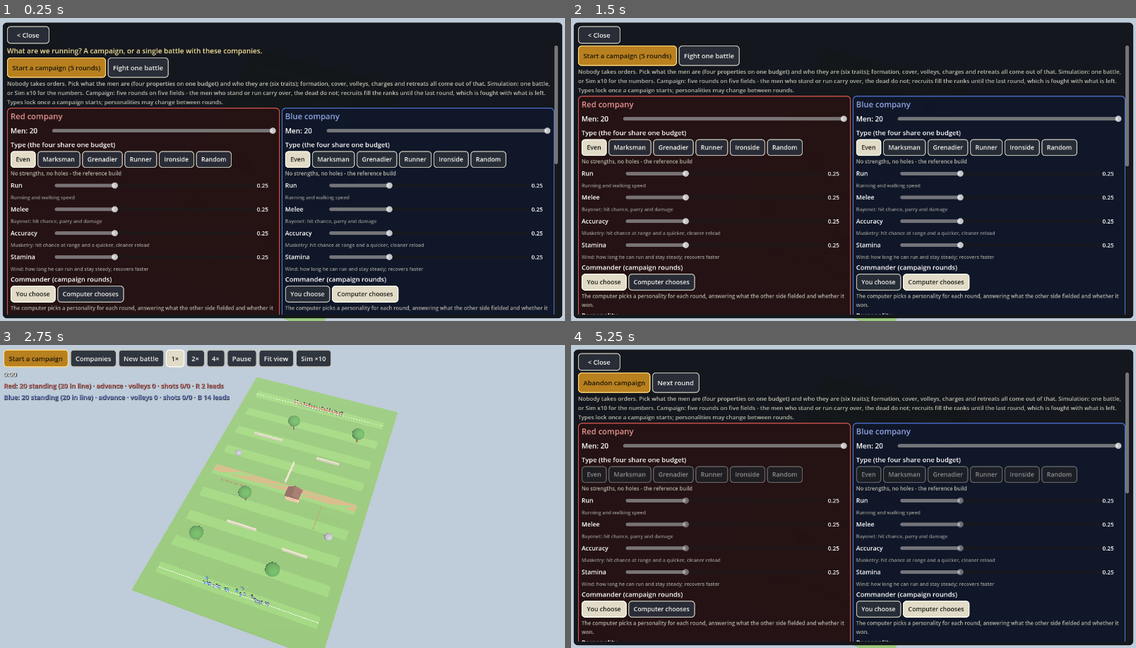
Above: before the commit, frames 1-4 (two rows, left to right).
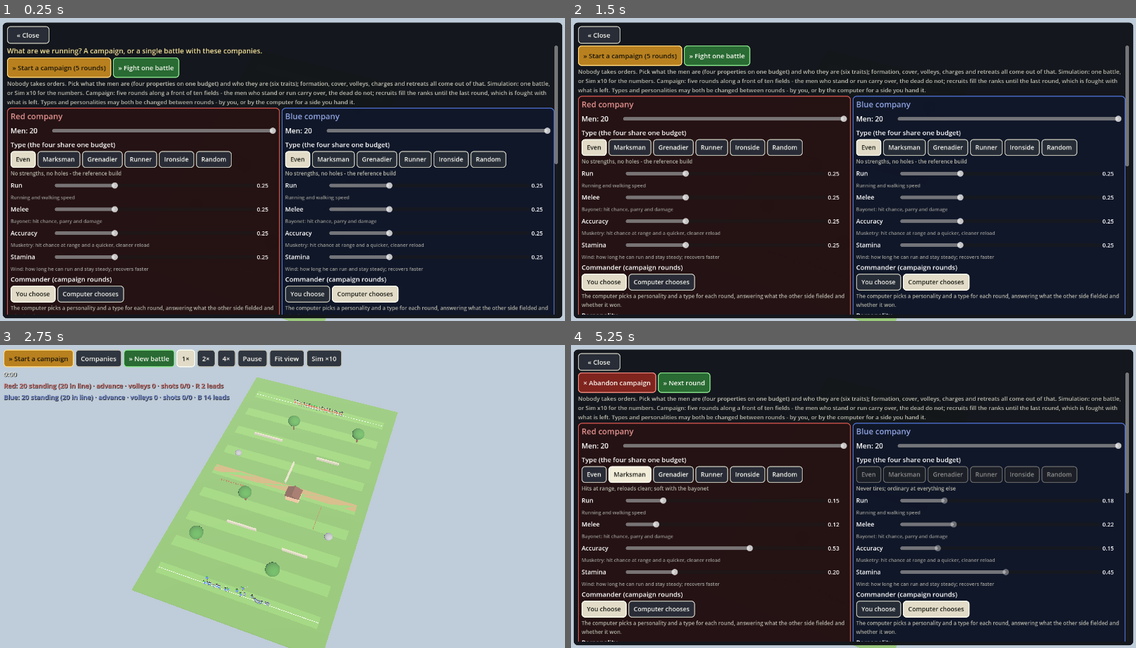
Above: after the commit, the same moments.

Repository: nathandunn/volley-bots
Game: Godot game, scene res://scenes/Main.tscn
Same seed, same stepped clock (60 frames per second), same inputs: the game is played once before the commit and once after it.
Inputs (mouse positions are in pixels of both pictures, inside the frame that each line leads up to):
- Up to frame 1 (0.25 s): no input
- Up to frame 2 (1.5 s): click (706, 66) at 0.5 s, where only the run before the commit has a clickable "Fight one battle"; click "Companies" at 1.25 s
- Up to frame 3 (2.75 s): click (135, 381) at 2 s, where only the run before the commit has a clickable "Fight one battle"
- Up to frame 4 (5.25 s): click (604, 357) at 2.75 s, where only the run before the commit has a clickable "Start a campaign"; click "Companies" at 3.5 s; click (593, 475) at 4.25 s, where only the run after the commit has a clickable "Even"; click (627, 475) at 5 s, where only the run after the commit has a clickable "Marksman"

The runs differ from the first frame. In frame 1, 2.6% of the frame differs, in the area x 1-97%, y 4-98%; in frame 2, 2.7%; in frame 3, 1.6%; in frame 4, 5.3%, in the area x 1-97%, y 4-96%.

Commit message:
Buttons say what they do; types open between rounds
Green with a » goes on (next round, fight, again), red with a × ends a
campaign, gold opens one, « goes back. Type sliders and chips are no
longer locked for a campaign - only a computer-commanded side controls
are - and the computer now picks a type to suit its personality each
round (shown on the round panel as personality / type).

Co-Authored-By: Claude Fable 5.1 <noreply@anthropic.com>
Claude-Session: https://claude.ai/code/session_017bMCXGen3v58z94ohsQBpS

Diff:
--- a/scripts/hud.gd
+++ b/scripts/hud.gd
@@ -76,7 +76,7 @@
 	var row := HFlowContainer.new()
 	row.mouse_filter = Control.MOUSE_FILTER_IGNORE
 	top.add_child(row)
-	_top_campaign_btn = _button("Start a campaign")
+	_top_campaign_btn = _button("» Start a campaign")
 	_accent(_top_campaign_btn)
 	_top_campaign_btn.pressed.connect(func():
 		_close_overlays()
@@ -88,7 +88,8 @@
 	var teams_btn := _button("Companies")
 	teams_btn.pressed.connect(func(): _close_overlays(); teams_overlay.visible = true)
 	row.add_child(teams_btn)
-	var fight := _button("New battle")
+	var fight := _button("» New battle")
+	_style(fight, "go")
 	fight.pressed.connect(func():
 		_close_overlays()
 		if campaign_on:
@@ -182,9 +183,37 @@
 
 
 func _accent(b: Button) -> void:
+	_style(b, "gold")
+
+
+
+## Colour says what a button does: green goes on (next round, fight, again), red ends
+## something (abandon, cancel), gold opens a campaign; the rest stay neutral. The glyph in
+## front says the same thing in another way.
+func _style(b: Button, kind: String) -> void:
+	var bg: Color
+	var border: Color
+	var fg := Color(0.98, 0.98, 0.95)
+	match kind:
+		"go":
+			bg = Color(0.16, 0.42, 0.2)
+			border = Color(0.55, 0.9, 0.55)
+		"stop":
+			bg = Color(0.5, 0.14, 0.12)
+			border = Color(0.95, 0.55, 0.5)
+		"gold":
+			bg = Color(0.72, 0.5, 0.12)
+			border = Color(1.0, 0.85, 0.5)
+			fg = Color(0.1, 0.08, 0.04)
+		_:
+			for st in ["normal", "hover", "pressed"]:
+				b.remove_theme_stylebox_override(st)
+			for c in ["font_color", "font_hover_color", "font_pressed_color"]:
+				b.remove_theme_color_override(c)
+			return
 	var sb := StyleBoxFlat.new()
-	sb.bg_color = Color(0.72, 0.5, 0.12)
-	sb.border_color = Color(1.0, 0.85, 0.5)
+	sb.bg_color = bg
+	sb.border_color = border
 	sb.set_border_width_all(2)
 	sb.set_corner_radius_all(7)
 	sb.content_margin_left = 12
@@ -192,13 +221,13 @@
 	sb.content_margin_top = 6
 	sb.content_margin_bottom = 6
 	b.add_theme_stylebox_override("normal", sb)
-	var sb2 := sb.duplicate()
-	sb2.bg_color = Color(0.85, 0.6, 0.18)
+	var sb2: StyleBoxFlat = sb.duplicate()
+	sb2.bg_color = bg.lightened(0.18)
 	b.add_theme_stylebox_override("hover", sb2)
 	b.add_theme_stylebox_override("pressed", sb2)
-	b.add_theme_color_override("font_color", Color(0.1, 0.08, 0.04))
-	b.add_theme_color_override("font_hover_color", Color(0.1, 0.08, 0.04))
-	b.add_theme_color_override("font_pressed_color", Color(0.1, 0.08, 0.04))
+	b.add_theme_color_override("font_color", fg)
+	b.add_theme_color_override("font_hover_color", fg)
+	b.add_theme_color_override("font_pressed_color", fg)
 
 
 func _button(text: String) -> Button:
@@ -234,7 +263,7 @@
 	ov.add_child(vb)
 	var head := HBoxContainer.new()
 	vb.add_child(head)
-	var close := _button("< Close")
+	var close := _button("« Close")
 	close.custom_minimum_size = Vector2(96, 40)
 	close.size_flags_horizontal = Control.SIZE_SHRINK_BEGIN
 	close.pressed.connect(func(): ov.visible = false)
@@ -269,7 +298,7 @@
 	box.add_child(_setup_note)
 	var head := HFlowContainer.new()
 	box.add_child(head)
-	_head_campaign_btn = _button("Start a campaign (5 rounds)")
+	_head_campaign_btn = _button("» Start a campaign (5 rounds)")
 	_head_campaign_btn.custom_minimum_size = Vector2(0, 46)
 	_accent(_head_campaign_btn)
 	_head_campaign_btn.pressed.connect(func():
@@ -279,8 +308,9 @@
 		else:
 			campaign_requested.emit())
 	head.add_child(_head_campaign_btn)
-	var fight0 := _button("Fight one battle")
+	var fight0 := _button("» Fight one battle")
 	fight0.custom_minimum_size = Vector2(0, 46)
+	_style(fight0, "go")
 	fight0.pressed.connect(func():
 		_close_overlays()
 		if campaign_on:
@@ -290,7 +320,7 @@
 	head.add_child(fight0)
 	_fight_btn0 = fight0
 	var note := Label.new()
-	note.text = "Nobody takes orders. Pick what the men are (fo …(164 unchanged characters)…  for the numbers. Campaign: five rounds on five fields - the men who stand or run carry over, the dead do not; recruits fill the ranks until the last round, which is fought with what is left. Types lock once a campaign starts; personalities may change between rounds."
+	note.text = "Nobody takes orders. Pick what the men are (fo …(164 unchanged characters)…  for the numbers. Campaign: five rounds along a front of ten fields - the men who stand or run carry over, the dead do not; recruits fill the ranks until the last round, which is fought with what is left. Types and personalities may both be changed between rounds - by you, or by the computer for a side you hand it."
 	note.autowrap_mode = TextServer.AUTOWRAP_WORD_SMART
 	note.add_theme_font_size_override("font_size", 13)
 	note.add_theme_color_override("font_color", Color(0.75, 0.75, 0.7))
@@ -317,8 +347,9 @@
 		box.add_child(fl)
 	var foot := HFlowContainer.new()
 	box.add_child(foot)
-	var fight := _button("Fight with these companies")
+	var fight := _button("» Fight with these companies")
 	fight.custom_minimum_size = Vector2(0, 46)
+	_style(fight, "go")
 	fight.pressed.connect(func():
 		_close_overlays()
 		if campaign_on:
@@ -327,8 +358,9 @@
 			new_match_requested.emit())
 	foot.add_child(fight)
 	_fight_btn = fight
-	var camp := _button("Start a campaign (5 rounds)")
+	var camp := _button("» Start a campaign (5 rounds)")
 	camp.custom_minimum_size = Vector2(0, 46)
+	_accent(camp)
 	camp.pressed.connect(func():
 		_close_overlays()
 		if campaign_on:
@@ -337,7 +369,7 @@
 			campaign_requested.emit())
 	foot.add_child(camp)
 	_campaign_btn = camp
-	var close2 := _button("Close")
+	var close2 := _button("« Close")
 	close2.custom_minimum_size = Vector2(96, 46)
 	close2.pressed.connect(func(): teams_overlay.visible = false)
 	foot.add_child(close2)
@@ -421,7 +453,7 @@
 		crow.add_child(b)
 		_commander_chips[t][who] = b
 	var chelp := Label.new()
-	chelp.text = "The computer picks a personality for each round, answering what the other side fielded and whether it won."
+	chelp.text = "The computer picks a personality and a type for each round, answering what the other side fielded and whether it won."
 	chelp.add_theme_font_size_override("font_size", 12)
 	chelp.add_theme_color_override("font_color", Color(0.7, 0.7, 0.65))
 	chelp.autowrap_mode = TextServer.AUTOWRAP_WORD_SMART
@@ -657,7 +689,8 @@
 		shown += 1
 	var row := HFlowContainer.new()
 	results_box.add_child(row)
-	var again := _button("Next battle")
+	var again := _button("» Next battle")
+	_style(again, "go")
 	again.pressed.connect(func(): _close_overlays(); new_match_requested.emit())
 	row.add_child(again)
 	var teams := _button("Companies")
@@ -728,10 +761,12 @@
 
 	var row := HFlowContainer.new()
 	results_box.add_child(row)
-	var again := _button("New battle")
+	var again := _button("» New battle")
+	_style(again, "go")
 	again.pressed.connect(func(): _close_overlays(); new_match_requested.emit())
 	row.add_child(again)
-	var batch := _button("Sim ×%d again" % BATCH_N)
+	var batch := _button("» Sim ×%d again" % BATCH_N)
+	_style(batch, "go")
 	batch.pressed.connect(func(): _close_overlays(); batch_requested.emit(BATCH_N))
 	row.add_child(batch)
 	var teams := _button("Companies")
@@ -774,15 +809,16 @@
 	_apply_locks()
 
 
-## Types lock for a campaign; a computer-commanded side's personality is the computer's to set.
+## A computer-commanded side's type and personality are the computer's to set; everything
+## else stays open between rounds.
 func _apply_locks() -> void:
 	for t in 2:
+		var ai: bool = campaign_on and String(commanders[t]) == "computer"
 		for c in _type_controls[t]:
 			if c is Button:
-				c.disabled = campaign_on
+				c.disabled = ai
 			if c is HSlider:
-				c.editable = not campaign_on
-		var ai: bool = campaign_on and String(commanders[t]) == "computer"
+				c.editable = not ai
 		for c in _persona_controls[t]:
 			if c is Button:
 				c.disabled = ai
@@ -793,26 +829,30 @@
 func campaign_started() -> void:
 	campaign_on = true
 	_apply_locks()
-	_top_campaign_btn.text = "Abandon campaign"
-	_head_campaign_btn.text = "Abandon campaign"
-	_fight_btn0.text = "Next round"
-	_top_fight_btn.text = "Next round"
+	_top_campaign_btn.text = "× Abandon campaign"
+	_head_campaign_btn.text = "× Abandon campaign"
+	_fight_btn0.text = "» Next round"
+	_top_fight_btn.text = "» Next round"
 	_batch_btn.visible = false
-	_fight_btn.text = "Next round with these personalities"
-	_campaign_btn.text = "Abandon campaign"
+	_fight_btn.text = "» Next round with these companies"
+	_campaign_btn.text = "× Abandon campaign"
+	for b in [_top_campaign_btn, _head_campaign_btn, _campaign_btn]:
+		_style(b, "stop")
 
 
 func campaign_ended() -> void:
 	campaign_on = false
 	round_label.visible = false
 	_apply_locks()
-	_top_campaign_btn.text = "Start a campaign"
-	_head_campaign_btn.text = "Start a campaign (5 rounds)"
-	_fight_btn0.text = "Fight one battle"
-	_top_fight_btn.text = "New battle"
+	_top_campaign_btn.text = "» Start a campaign"
+	_head_campaign_btn.text = "» Start a campaign (5 rounds)"
+	_fight_btn0.text = "» Fight one battle"
+	_top_fight_btn.text = "» New battle"
 	_batch_btn.visible = true
-	_fight_btn.text = "Fight with these companies"
-	_campaign_btn.text = "Start a campaign (5 rounds)"
+	_fight_btn.text = "» Fight with these companies"
+	_campaign_btn.text = "» Start a campaign (5 rounds)"
+	for b in [_top_campaign_btn, _head_campaign_btn, _campaign_btn]:
+		_accent(b)
 
 
 ## Between rounds (and at the end): what the round cost each side, the score so far, and
@@ -858,11 +898,13 @@
 		else:
 			_stat_row(g3, "Recruits", [maxi(int(ts[0]) - int(ns[0]), 0), maxi(int(ts[1]) - int(ns[1]), 0)])
 		var picks: Array = sm.get("ai_picks", ["", ""])
+		var tpicks: Array = sm.get("ai_type_picks", ["", ""])
 		for t in 2:
 			if picks[t] != "":
-				_stat_row(g3, "%s (computer) will field" % MatchManager.TEAM_NAMES[t], [picks[t] if t == 0 else "", picks[t] if t == 1 else ""])
+				var what := "%s / %s" % [picks[t], tpicks[t]] if tpicks[t] != "" else String(picks[t])
+				_stat_row(g3, "%s (computer) will field" % MatchManager.TEAM_NAMES[t], [what if t == 0 else "", what if t == 1 else ""])
 		var nl := Label.new()
-		nl.text = "Types are locked. Personalities may be changed under Companies before the next round." if picks[0] == "" or picks[1] == "" else "Types are locked. Both sides are the computer's to command; watch how they answer each other."
+		nl.text = "Types and personalities may be changed under Companies before the next round." if picks[0] == "" or picks[1] == "" else "Both sides are the computer's to command; watch how they answer each other."
 		nl.autowrap_mode = TextServer.AUTOWRAP_WORD_SMART
 		nl.add_theme_font_size_override("font_size", 13)
 		nl.add_theme_color_override("font_color", Color(0.75, 0.75, 0.7))
@@ -885,20 +927,23 @@
 	var row := HFlowContainer.new()
 	results_box.add_child(row)
 	if over:
-		var again := _button("New campaign")
+		var again := _button("» New campaign")
+		_accent(again)
 		again.pressed.connect(func(): _close_overlays(); campaign_requested.emit())
 		row.add_child(again)
-		var sim := _button("Back to simulation")
+		var sim := _button("« Back to simulation")
 		sim.pressed.connect(func(): _close_overlays(); new_match_requested.emit())
 		row.add_child(sim)
 	else:
-		var nxt := _button("Next round")
+		var nxt := _button("» Next round")
+		_style(nxt, "go")
 		nxt.pressed.connect(func(): _close_overlays(); next_round_requested.emit())
 		row.add_child(nxt)
-		var teams := _button("Companies (personalities)")
+		var teams := _button("Companies")
 		teams.pressed.connect(func(): _close_overlays(); teams_overlay.visible = true)
 		row.add_child(teams)
-		var quit := _button("Abandon campaign")
+		var quit := _button("× Abandon campaign")
+		_style(quit, "stop")
 		quit.pressed.connect(func(): _close_overlays(); campaign_abandoned.emit())
 		row.add_child(quit)
 	var pad := Control.new()
--- a/scripts/main.gd
+++ b/scripts/main.gd
@@ -26,6 +26,15 @@
 var campaign_field := Field.START_FIELD   # 1..10 along the front; the winner pushes it toward the loser
 var _last_fielded := ["", ""]    # the preset each side fought the last round with
 var _ai_picks := ["", ""]
+var _ai_type_picks := ["", ""]
+## the type that suits each personality, best first
+const TYPE_FOR := {
+	"Regulars": ["Even", "Ironside", "Marksman"],
+	"Skirmishers": ["Marksman", "Runner", "Even"],
+	"Shock": ["Grenadier", "Ironside", "Runner"],
+	"Militia": ["Runner", "Even", "Grenadier"],
+	"Veterans": ["Ironside", "Marksman", "Even"],
+}
 
 ## What the computer answers each preset with, first choice first. It counters the enemy's
 ## last personality; a win keeps the choice more often than not.
@@ -300,6 +309,7 @@
 	campaign_field = Field.START_FIELD
 	_last_fielded = ["", ""]
 	_ai_picks = ["", ""]
+	_ai_type_picks = ["", ""]
 	hud.campaign_started()
 	# a computer commander opens with a pick of its own
 	for t in 2:
@@ -352,8 +362,14 @@
 			pick = opts[0] if randf() < 0.65 else opts[1 + randi() % (opts.size() - 1)]
 	manager.team_personalities[t] = Personality.preset(pick)
 	manager.team_preset_names[t] = pick
+	# and a type to match: the natural fit most of the time, a second choice now and then
+	var topts: Array = TYPE_FOR.get(pick, ["Even"])
+	var tpick: String = topts[0] if randf() < 0.7 else topts[randi() % topts.size()]
+	manager.team_types[t] = SoldierType.preset(tpick)
+	manager.team_type_names[t] = tpick
 	hud._refresh_sliders(t)
 	_ai_picks[t] = pick
+	_ai_type_picks[t] = tpick
 	return pick
 
 
@@ -401,6 +417,7 @@
 		"fielded": [result["presets"][0], result["presets"][1]]})
 	_last_fielded = [result["presets"][0], result["presets"][1]]
 	_ai_picks = ["", ""]
+	_ai_type_picks = ["", ""]
 	for t in 2:
 		if hud.commanders[t] == "computer":
 			_ai_pick(t, false)
@@ -410,7 +427,8 @@
 		"next_field": next_layout, "next_field_no": campaign_field, "wins": campaign_wins.duplicate(),
 		"kills": campaign_kills.duplicate(), "history": campaign_rounds.duplicate(true), "counts": counts,
 		"next_sizes": [survivors[0].size(), survivors[1].size()], "last_next": campaign_round + 1 >= CAMPAIGN_ROUNDS,
-		"team_sizes": manager.team_sizes.duplicate(), "over": over, "result": result, "ai_picks": _ai_picks.duplicate()}
+		"team_sizes": manager.team_sizes.duplicate(), "over": over, "result": result, "ai_picks": _ai_picks.duplicate(),
+		"ai_type_picks": _ai_type_picks.duplicate()}
 	if not over:
 		# the next battlefield goes up now, so it can be surveyed before personalities are chosen
 		_rebuild_field(next_layout)
@@ -429,7 +447,7 @@
 	if DisplayServer.get_name() == "headless":
 		print("round %d on %s: %s v %s -> %s (%s) stood %d/%d ran %d/%d fell %d/%d -> next %s, computer picks %s" % [campaign_round, layout,
 			result["presets"][0], result["presets"][1], result["winner_name"], result["reason"],
-			counts[0]["stood"], counts[1]["stood"], counts[0]["ran"], counts[1]["ran"], counts[0]["fell"], counts[1]["fell"], str(summary["next_sizes"]), str(_ai_picks)])
+			counts[0]["stood"], counts[1]["stood"], counts[0]["ran"], counts[1]["ran"], counts[0]["fell"], counts[1]["fell"], str(summary["next_sizes"]), str(_ai_picks) + " " + str(_ai_type_picks)])
 		get_tree().create_timer(2.5).timeout.connect(func():
 			print("round panel: %s, %d rows" % [hud.results_title.text, hud.results_box.get_child_count()])
 			if over:
Not shown, changed: README.md
